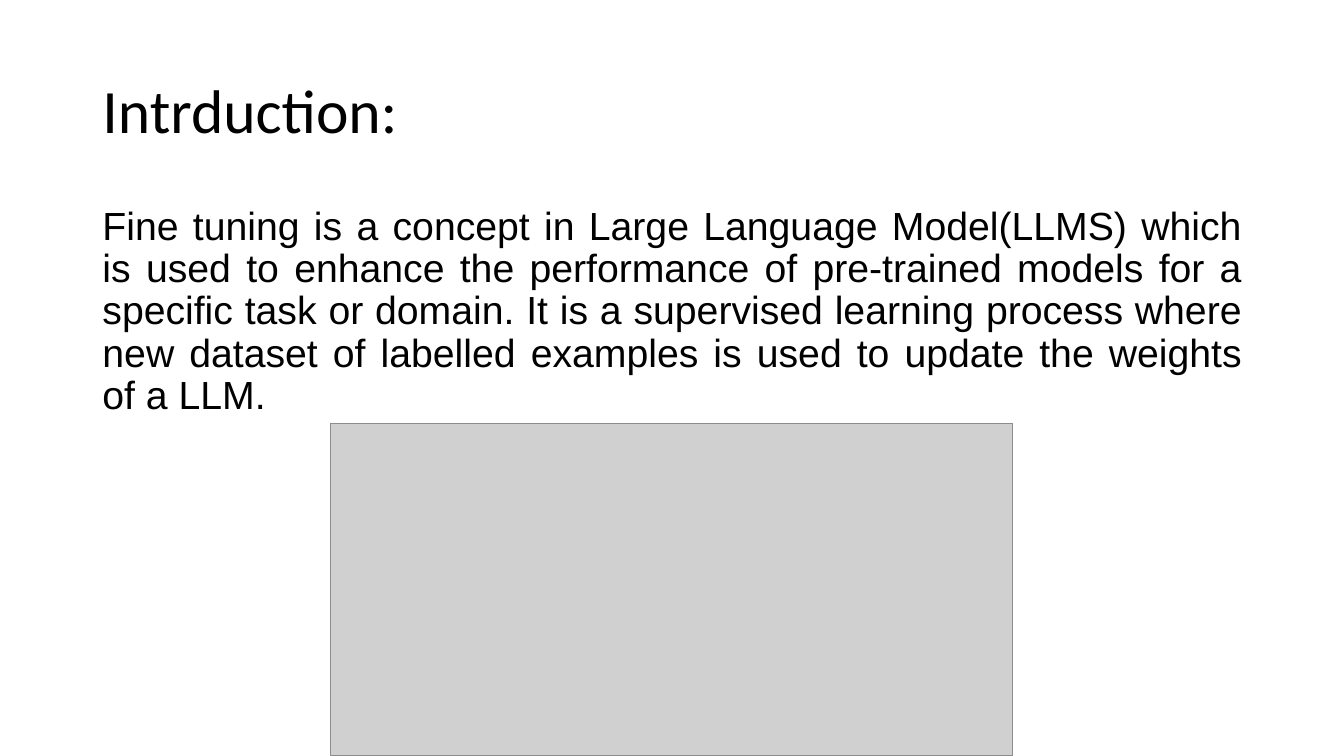
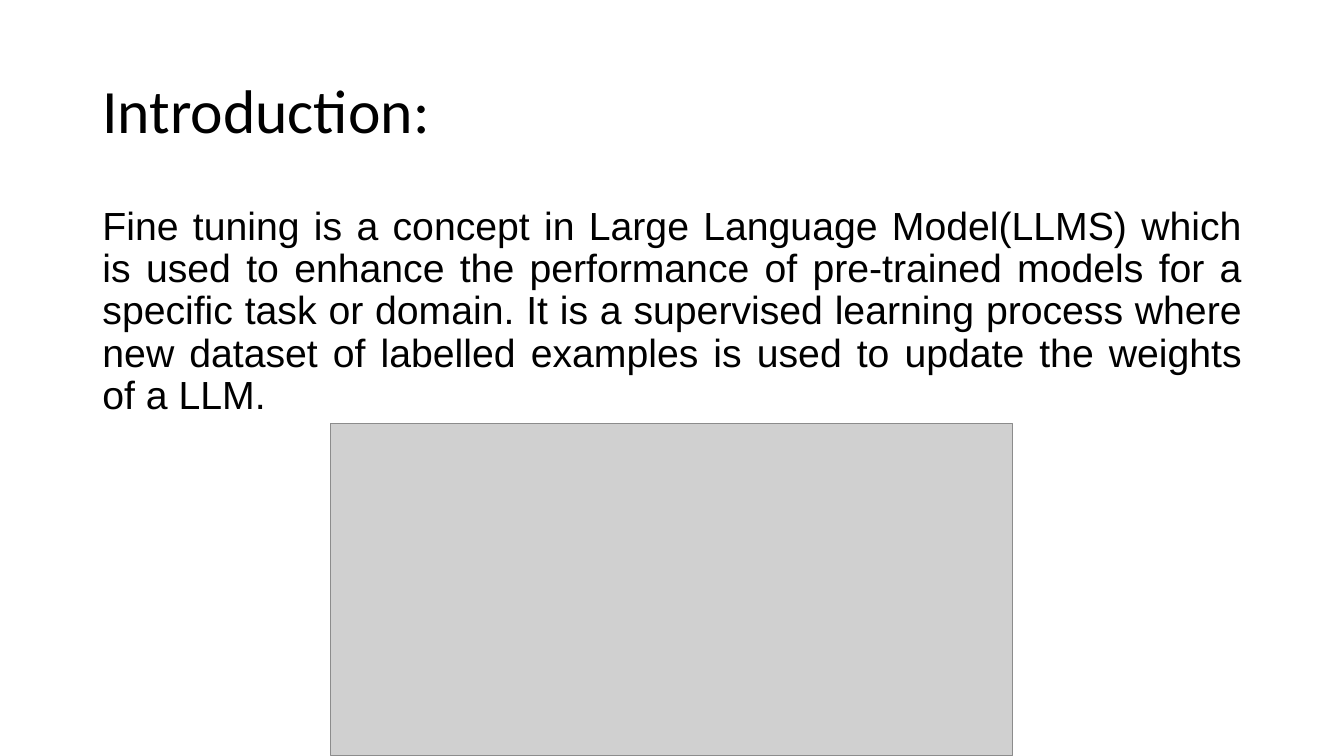
Before and after one commit to gundameedikiranmai/DataScience-all-projects, a slide deck: slide 2 of ganesh/week92/Fine-Tuning.pptx. Drawn at 1344x756 pixels with LibreOffice and Linux fonts; fonts in the diff are those of the drawing; grey boxes stand for pictures. Boxes give left, top, right and bottom in pixels: in the first picture for what was removed or moved away, otherwise in the second. Text is boxed around its words. In the diff, an @@ line names an element or a change of style, - is before the commit and + after.

```diff
--- a/ganesh/week92/Fine-Tuning.pptx
+++ b/ganesh/week92/Fine-Tuning.pptx
@@ title at bbox=[102, 90, 429, 134]: text changed @@
-Intrduction:
+Introduction:
```
Also in this commit, not shown: 3 slides added.
